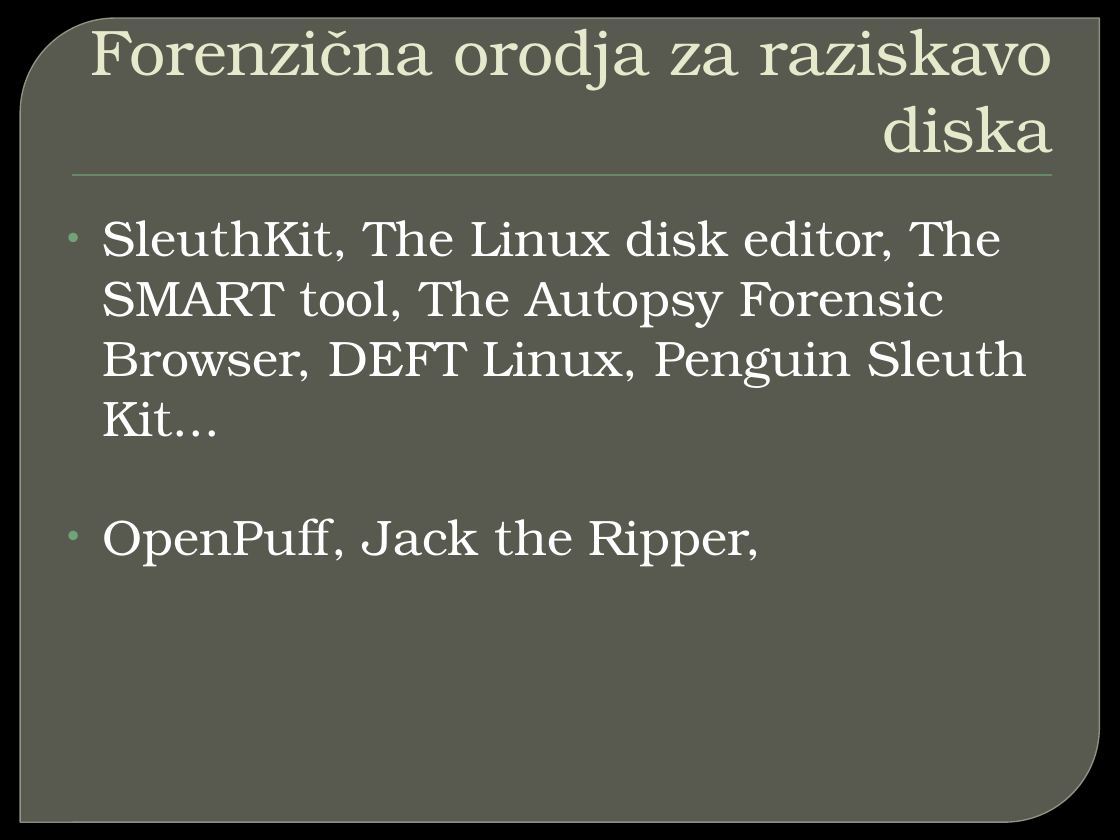
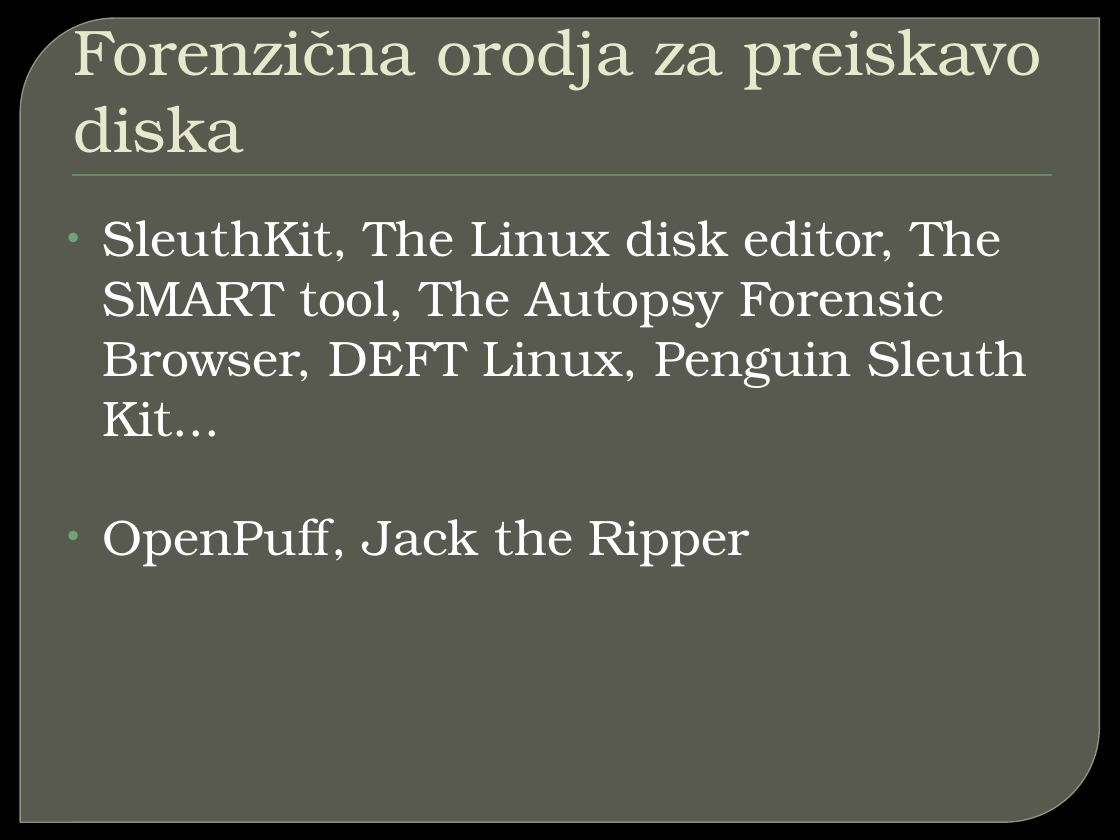
Before and after one commit to primus11/Digital-forensics, a slide deck: slide 11 of Forenzicna_analiza_OS_Linux.pptx (slide 16 before the commit). Drawn at 1120x840 pixels with LibreOffice and Linux fonts; fonts in the diff are those of the drawing; background and template pictures are left out. Boxes give left, top, right and bottom in pixels: in the first picture for what was removed or moved away, otherwise in the second. Text is boxed around its words. In the diff, an @@ line names an element or a change of style, - is before the commit and + after.

```diff
--- a/Forenzicna_analiza_OS_Linux.pptx
+++ b/Forenzicna_analiza_OS_Linux.pptx
@@ title at (x1=74, y1=14, x2=1041, y2=153): text changed @@
-Forenzična orodja za raziskavo diska
+Forenzična orodja za preiskavo diska
@@ text at (x1=103, y1=518, x2=749, y2=567): text changed @@
-• OpenPuff, Jack the Ripper,
+• OpenPuff, Jack the Ripper
```
Also in this commit, not shown: 15 other slides changed, 6 slides added, 1 other file.
